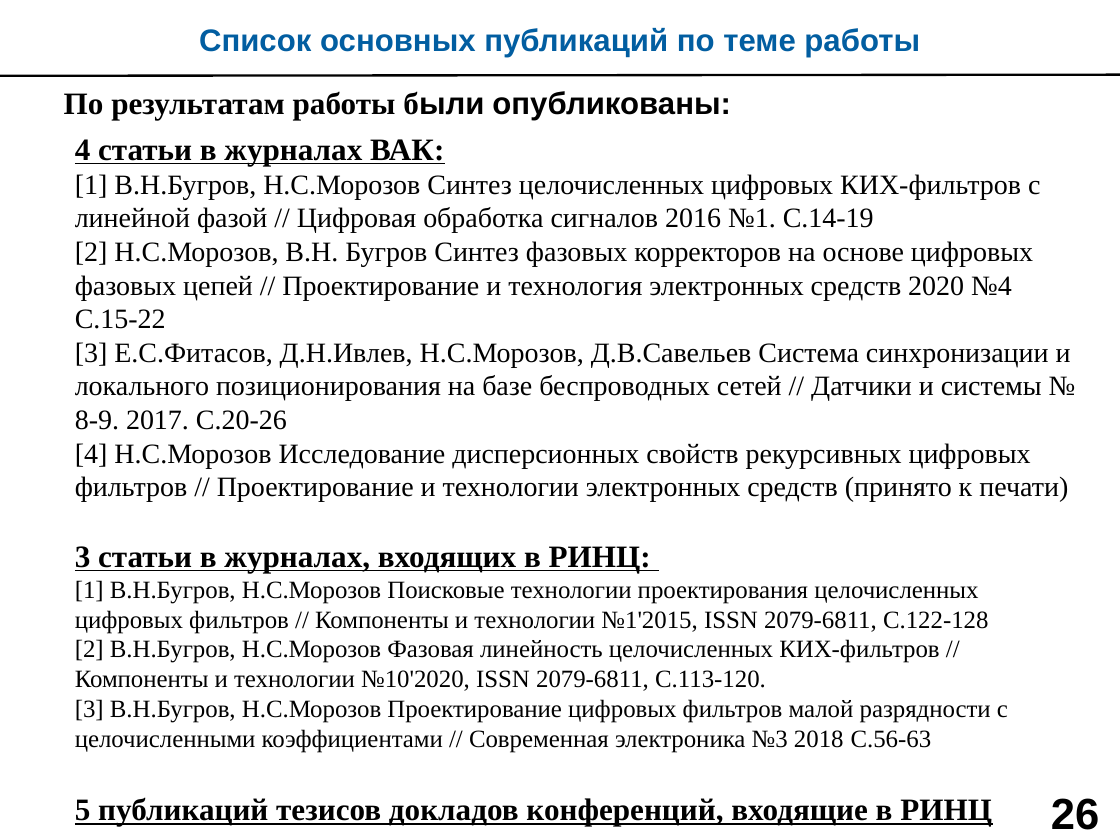
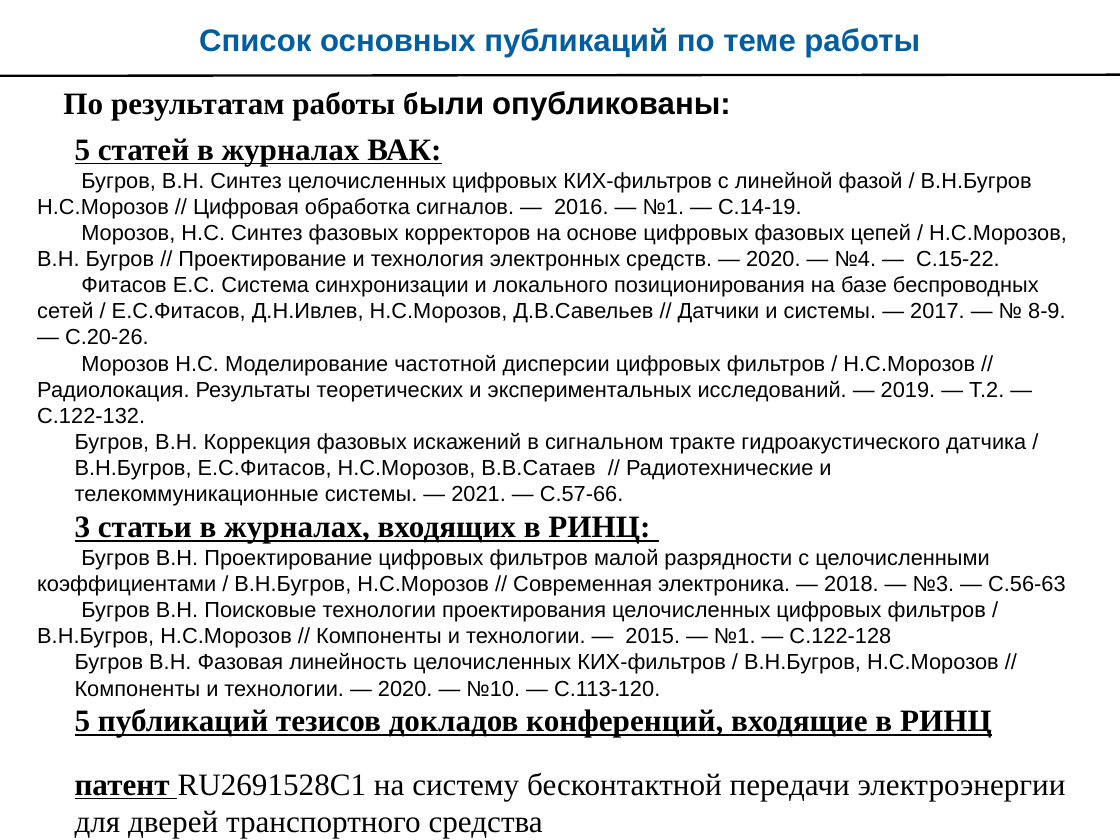
Before and after one commit to kit8nino/disser_ktn, a slide deck: slide 26 of Морозов_дисс_н_презентация.pptx. Drawn at 1120x840 pixels with LibreOffice and Linux fonts; fonts in the diff are those of the drawing. Boxes give left, top, right and bottom in pixels: in the first picture for what was removed or moved away, otherwise in the second. Text is boxed around its words. In the diff, an @@ line names an element or a change of style, - is before the commit and + after.

```diff
--- a/Морозов_дисс_н_презентация.pptx
+++ b/Морозов_дисс_н_презентация.pptx
@@ text at (37, 138, 1067, 506): text changed; size 18 to 14 pt; font Times New Roman to Arial @@
-4 статьи в журналах ВАК:
-[1] В.Н.Бугров, Н.С.Морозов Синтез целочисленных цифровых КИХ-фильтров с линейной фазой // Цифровая обработка сигналов 2016 №1. С.14-19
-[2] Н.С.Морозов, В.Н. Бугров Синтез фазовых корректоров на основе цифровых фазовых цепей // Проектирование и технология электронных средств 2020 №4 С.15-22
-[3] Е.С.Фитасов, Д.Н.Ивлев, Н.С.Морозов, Д.В.Савельев Система синхронизации и локального позиционирования на базе беспроводных сетей // Датчики и системы № 8-9. 2017. С.20-26
-[4] Н.С.Морозов Исследование дисперсионных свойств рекурсивных цифровых фильтров // Проектирование и технологии электронных средств (принято к печати)
+5 статей в журналах ВАК:
+Бугров, В.Н. Синтез целочисленных цифровых КИХ-фильтров с линейной фазой / В.Н.Бугров Н.С.Морозов // Цифровая обработка сигналов. — 2016. — №1. — С.14-19.
+Морозов, Н.С. Синтез фазовых корректоров на основе цифровых фазовых цепей / Н.С.Морозов, В.Н. Бугров // Проектирование и технология электронных средств. — 2020. — №4. — С.15-22.
+Фитасов Е.С. Система синхронизации и локального позиционирования на базе беспроводных сетей / Е.С.Фитасов, Д.Н.Ивлев, Н.С.Морозов, Д.В.Савельев // Датчики и системы. — 2017. — № 8-9. — С.20-26.
+Морозов Н.С. Моделирование частотной дисперсии цифровых фильтров / Н.С.Морозов // Радиолокация. Результаты теоретических и экспериментальных исследований. — 2019. — Т.2. — С.122-132.
+Бугров, В.Н. Коррекция фазовых искажений в сигнальном тракте гидроакустического датчика / В.Н.Бугров, Е.С.Фитасов, Н.С.Морозов, В.В.Сатаев // Радиотехнические и телекоммуникационные системы. — 2021. — С.57-66.
@@ text at (37, 548, 1066, 697): text changed; size 16 to 14 pt; font Times New Roman to Arial @@
-[1] В.Н.Бугров, Н.С.Морозов Поисковые технологии проектирования целочисленных цифровых фильтров // Компоненты и технологии №1'2015, ISSN 2079-6811, С.122-128
-[2] В.Н.Бугров, Н.С.Морозов Фазовая линейность целочисленных КИХ-фильтров // Компоненты и технологии №10'2020, ISSN 2079-6811, С.113-120.
-[3] В.Н.Бугров, Н.С.Морозов Проектирование цифровых фильтров малой разрядности с целочисленными коэффициентами // Современная электроника №3 2018 С.56-63
+Бугров В.Н. Проектирование цифровых фильтров малой разрядности с целочисленными коэффициентами / В.Н.Бугров, Н.С.Морозов // Современная электроника. — 2018. — №3. — С.56-63
+Бугров В.Н. Поисковые технологии проектирования целочисленных цифровых фильтров / В.Н.Бугров, Н.С.Морозов // Компоненты и технологии. — 2015. — №1. — С.122-128
+Бугров В.Н. Фазовая линейность целочисленных КИХ-фильтров / В.Н.Бугров, Н.С.Морозов // Компоненты и технологии. — 2020. — №10. — С.113-120.
@@ text at (75, 772, 1066, 838): paragraph added @@
+патент RU2691528C1 на систему бесконтактной передачи электроэнергии для дверей транспортного средства
@@ page number removed at (1051, 798, 1099, 830) @@
-26
```
Also in this commit, not shown: 26 other slides changed, 2 other files.
